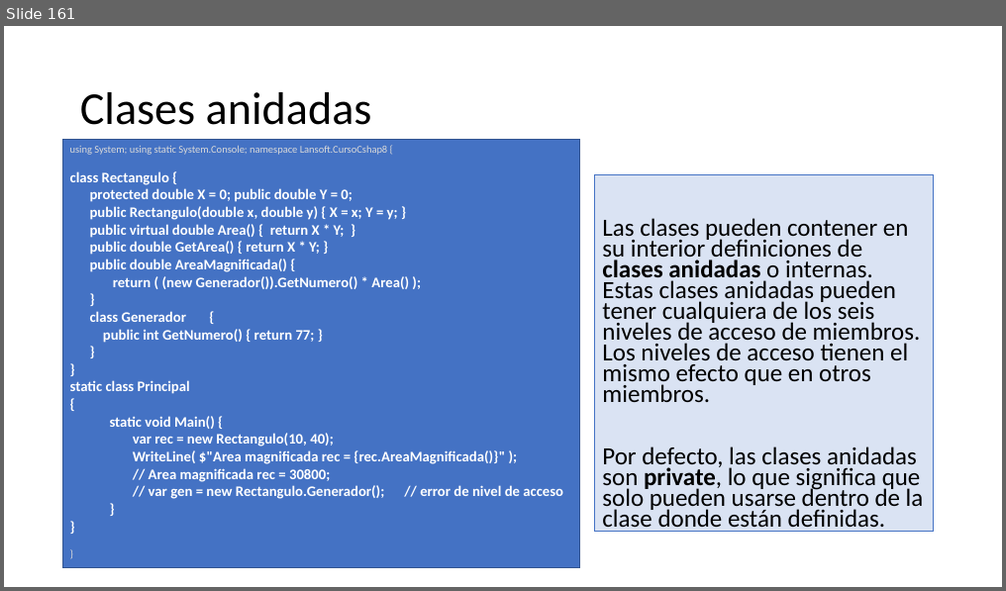
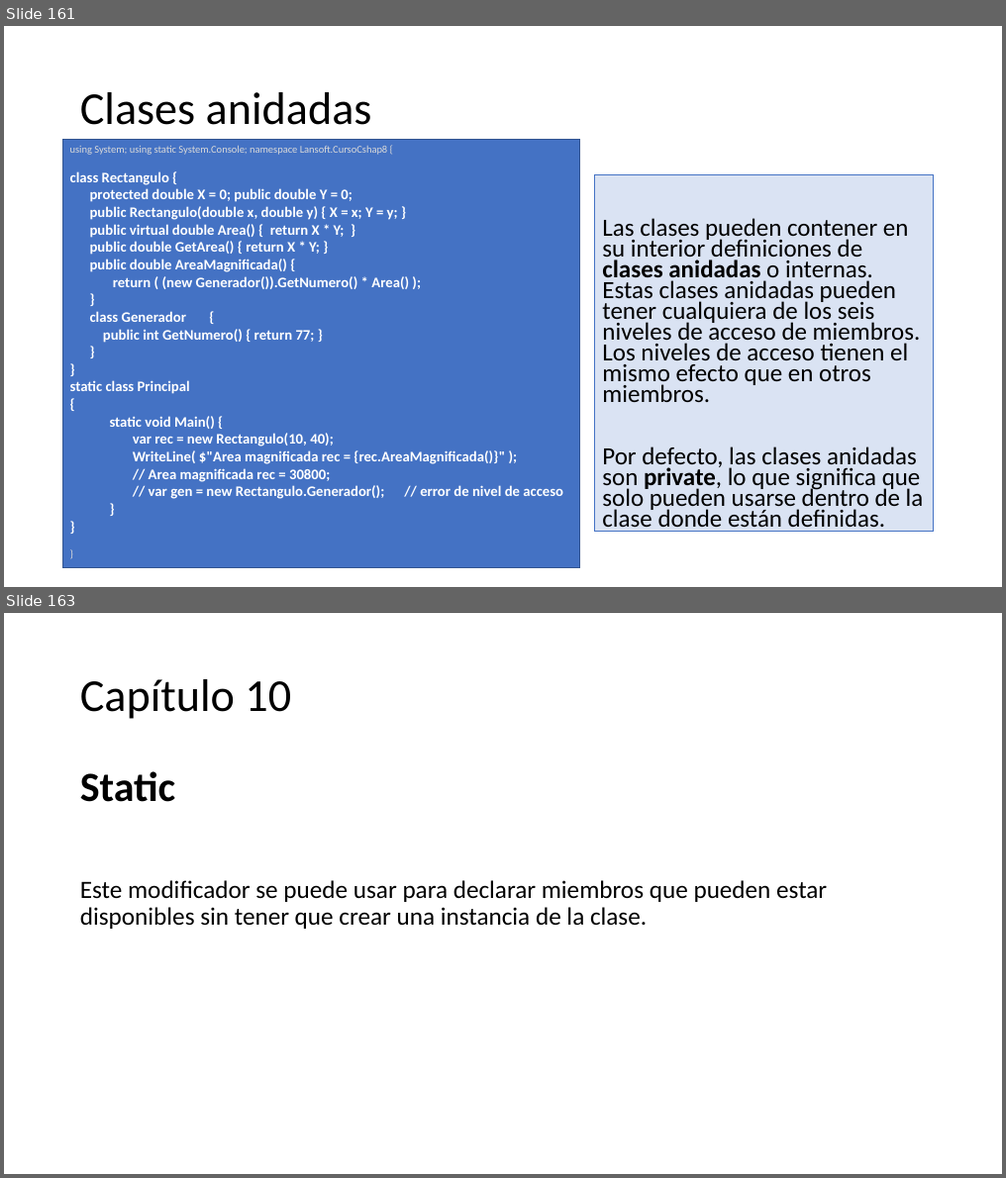
Before and after one commit to AlbertOsinaga/CursoCSharp__8, a slide deck: CSharpQuickReferencia.pptx. Shown one above the other, each under a label of ours: slide 161 before the commit, slides 161 and 163 after it; the slides between them are not shown. The pictures are 1006x591 and 1006x1178 pixels, drawn with LibreOffice and Linux fonts; fonts in the diff are those of the drawing. Boxes give left, top, right and bottom in pixels: in the first picture for what was removed or moved away, otherwise in the second. Text is boxed around its words. In the diff, an @@ line names an element or a change of style, - is before the commit and + after.

```diff
--- a/CSharpQuickReferencia.pptx
+++ b/CSharpQuickReferencia.pptx
@@ slide 163 added at (4,613,1002,1174), background #FFFFFF @@
@@ title added at (80,679,291,719), 44 pt, text #000000 @@
+Capítulo 10
@@ text added at (80,771,827,929), 24 pt, text #000000 @@
+Static
+Este modificador se puede usar para declarar miembros que pueden estar disponibles sin tener que crear una instancia de la clase.
```
Also in this commit, not shown: 9 other slides added.
